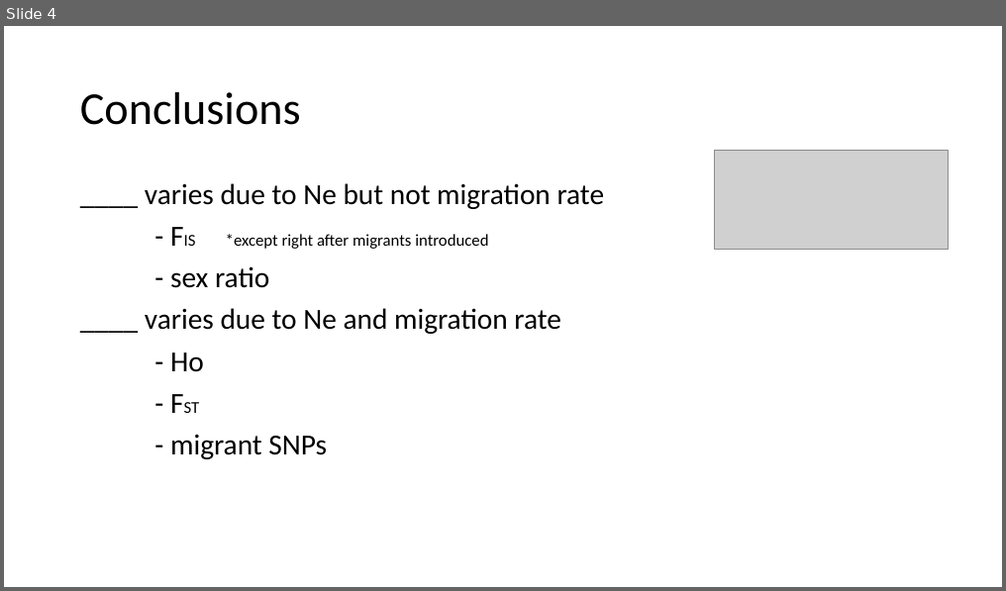
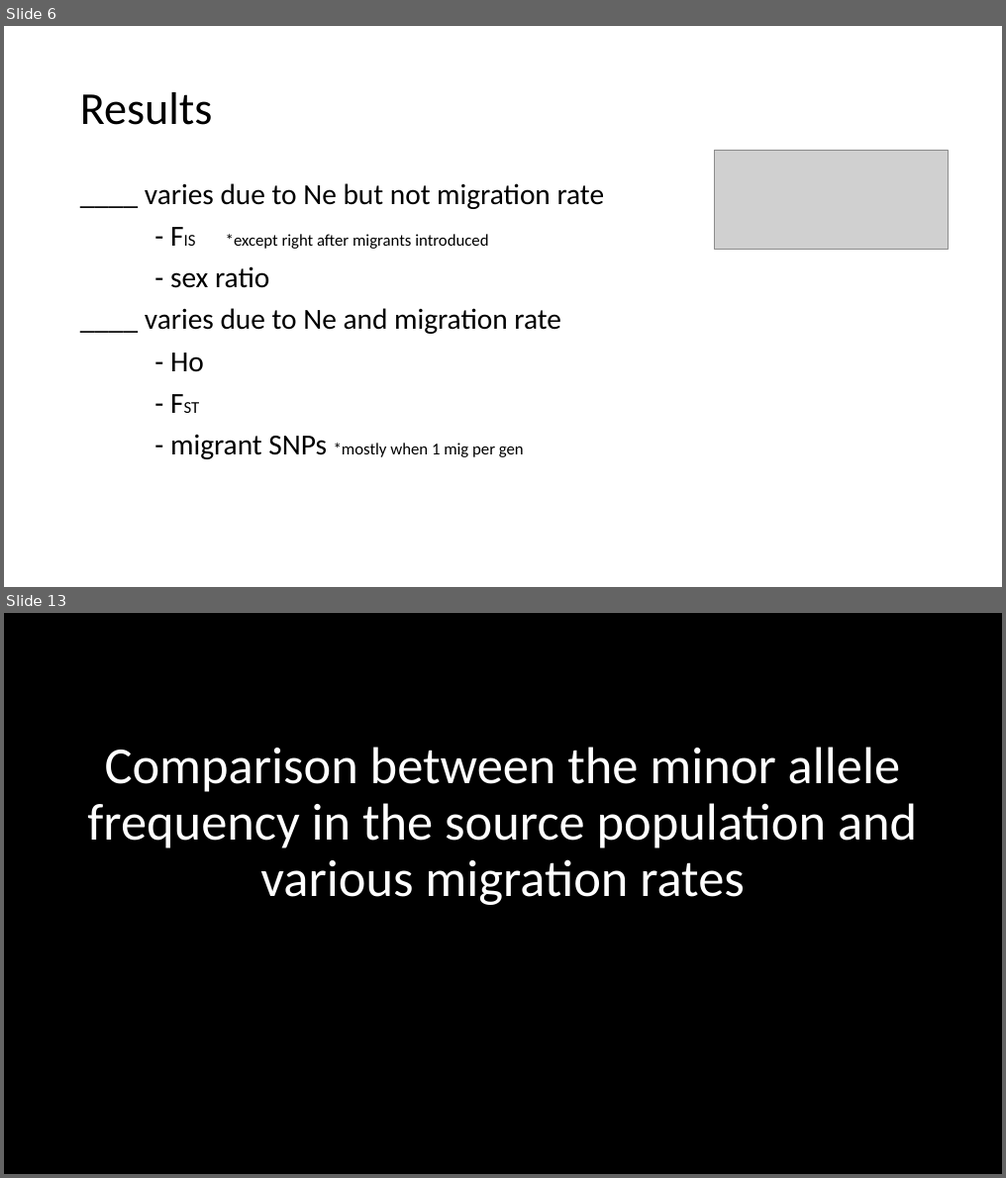
Before and after one commit to ginalamka/ComplexModel_ABM, a slide deck: Output_local/holding/figs/Figs_1.13.23.pptx. Shown one above the other, each under a label of ours: slide 4 before the commit, slides 6 and 13 after it; the slides between them are not shown. The pictures are 1006x591 and 1006x1178 pixels, drawn with LibreOffice and Linux fonts; fonts in the diff are those of the drawing; grey boxes stand for pictures. Boxes give left, top, right and bottom in pixels: in the first picture for what was removed or moved away, otherwise in the second. Text is boxed around its words. In the diff, an @@ line names an element or a change of style, - is before the commit and + after.

```diff
--- a/Output_local/holding/figs/Figs_1.13.23.pptx
+++ b/Output_local/holding/figs/Figs_1.13.23.pptx
@@ slide 13 added at [4, 613, 1002, 1174], background #000000 @@
@@ text added at [87, 747, 917, 905], 50 pt, text #FFFFFF @@
+Comparison between the minor allele frequency in the source population and various migration rates
@@ what was slide 4 is now slide 6 @@
@@ slide 6 changed as well @@
@@ title at [80, 92, 213, 125]: text changed @@
-Conclusions
+Results
@@ text at [170, 435, 524, 460]: text changed; size 28 to 16 pt @@
-- migrant SNPs
+- migrant SNPs *mostly when 1 mig per gen
```
Also in this commit, not shown: 20 other slides added, 7 slides removed, 1 other file.
